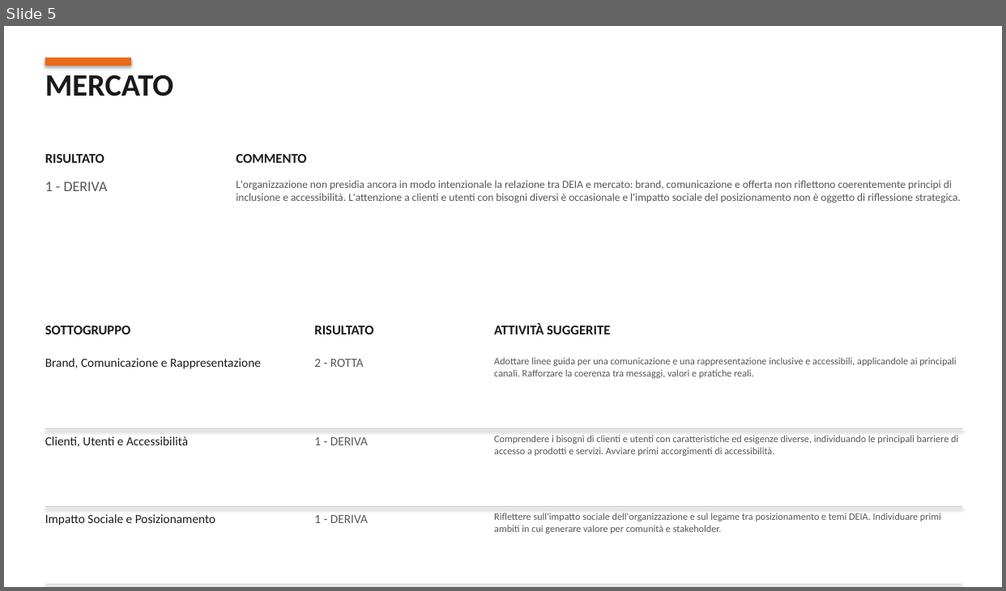
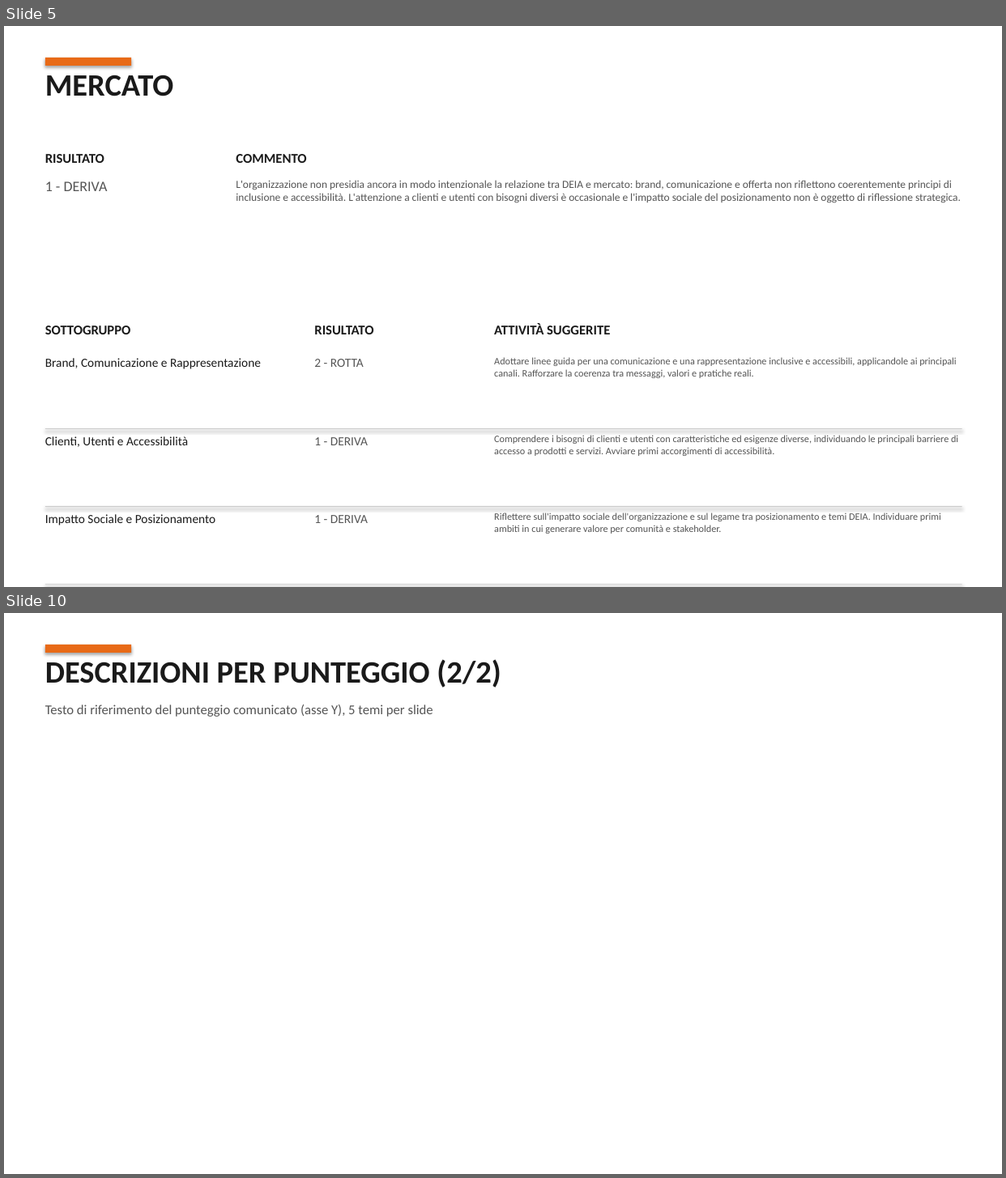
Before and after one commit to Frenz86/OsservatorioGalactica, a slide deck: mod1/assessment_demo_compilato.pptx. Shown one above the other, each under a label of ours: slide 5 before the commit, slides 5 and 10 after it; the slides between them are not shown. The pictures are 1006x591 and 1006x1178 pixels, drawn with LibreOffice and Linux fonts; fonts in the diff are those of the drawing. Boxes give left, top, right and bottom in pixels: in the first picture for what was removed or moved away, otherwise in the second. Text is boxed around its words. In the diff, an @@ line names an element or a change of style, - is before the commit and + after.

```diff
--- a/mod1/assessment_demo_compilato.pptx
+++ b/mod1/assessment_demo_compilato.pptx
@@ slide 10 added at bbox=[4, 613, 1002, 1174], background #FFFFFF @@
@@ rectangle added at bbox=[45, 645, 131, 653], fill #E86A17 @@
@@ text added at bbox=[45, 659, 501, 688], 30 pt, text #1A1A1A, bold @@
+DESCRIZIONI PER PUNTEGGIO (2/2)
@@ text added at bbox=[45, 705, 433, 717], 13 pt, text #555555 @@
+Testo di riferimento del punteggio comunicato (asse Y), 5 temi per slide
```
Also in this commit, not shown: 1 slide changed, 3 other slides added, 12 other files.
